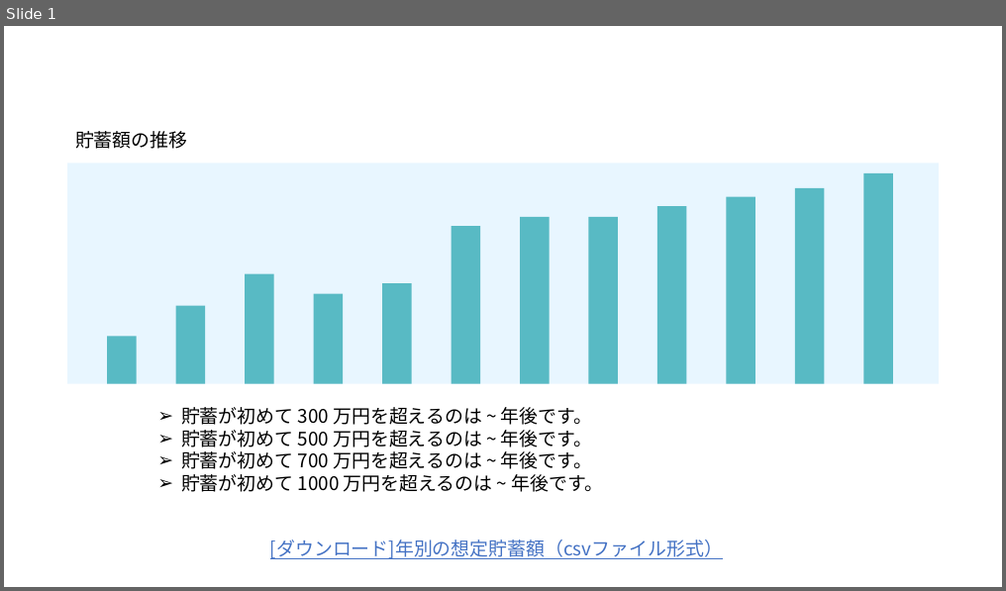
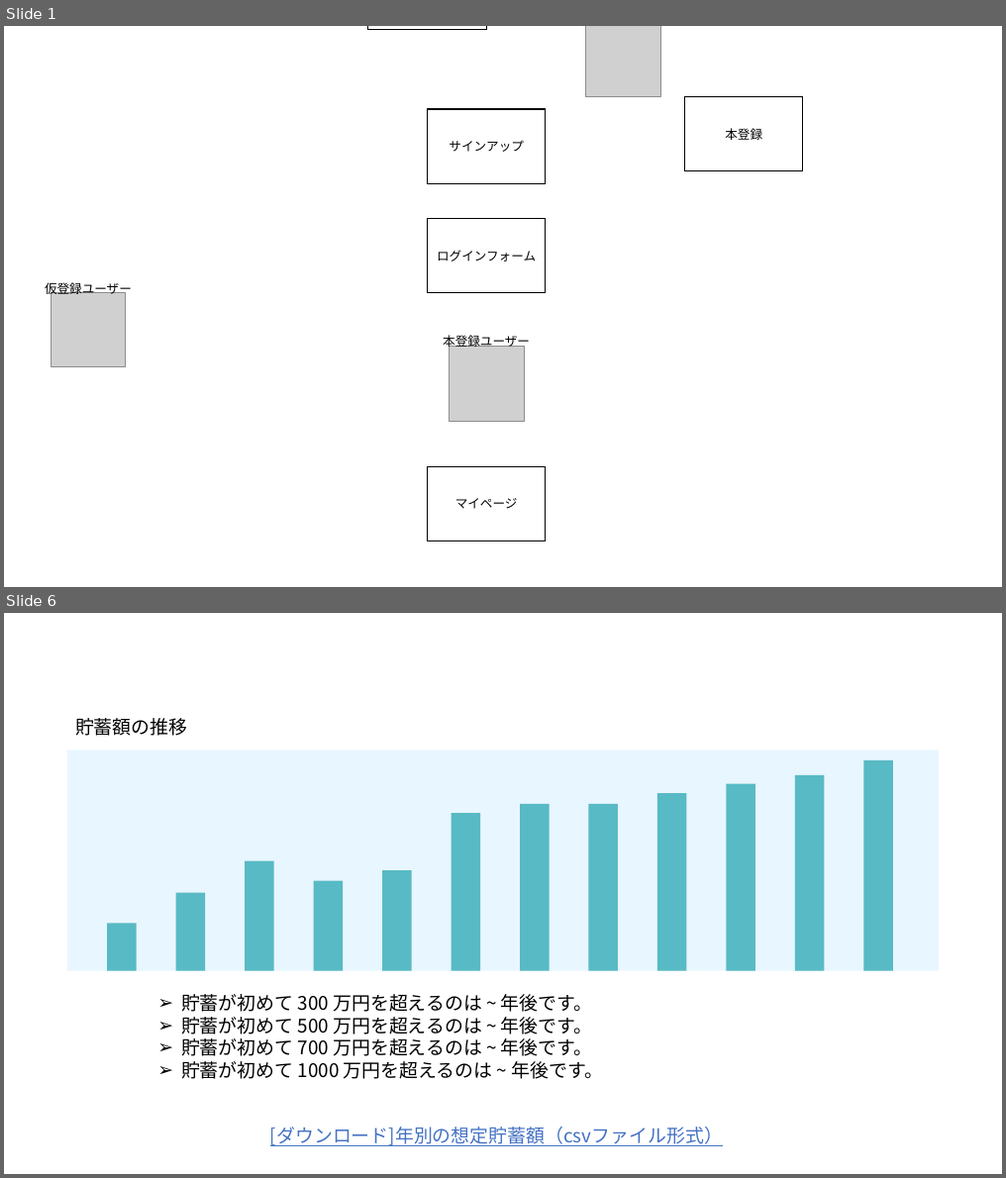
Before and after one commit to kinutaISE/FutureDesign, a slide deck: design/画面デザイン構想.pptx. Shown one above the other, each under a label of ours: slide 1 before the commit, slides 1 and 6 after it; the slides between them are not shown. The pictures are 1006x591 and 1006x1178 pixels, drawn with LibreOffice and Linux fonts; fonts in the diff are those of the drawing; grey boxes stand for pictures; background and template pictures are left out. Boxes give left, top, right and bottom in pixels: in the first picture for what was removed or moved away, otherwise in the second. Text is boxed around its words. In the diff, an @@ line names an element or a change of style, - is before the commit and + after.

```diff
--- a/design/画面デザイン構想.pptx
+++ b/design/画面デザイン構想.pptx
@@ slide 1 added at box(4, 26, 1002, 587), background #FFFFFF @@
@@ rectangle added at box(368, 26, 487, 29), outline #000000 1 pt, 12 pt, text #000000 @@
+仮登録完了
@@ picture added at box(586, 26, 661, 96) @@
@@ rectangle added at box(428, 109, 546, 184), outline #000000 1 pt, 12 pt, text #000000 @@
+サインアップ
@@ rectangle added at box(685, 96, 804, 172), outline #000000 1 pt, 12 pt, text #000000 @@
+本登録
@@ rectangle added at box(428, 218, 546, 293), outline #000000 1 pt, 12 pt, text #000000 @@
+ログインフォーム
@@ text added at box(45, 282, 132, 297), 12 pt, text #000000 @@
+仮登録ユーザー
@@ picture added at box(51, 292, 126, 368) @@
@@ text added at box(443, 335, 530, 349), 12 pt, text #000000 @@
+本登録ユーザー
@@ picture added at box(449, 347, 524, 421) @@
@@ rectangle added at box(428, 467, 546, 542), outline #000000 1 pt, 12 pt, text #000000 @@
+マイページ
@@ what was slide 1 is now slide 6 @@
```
Also in this commit, not shown: 4 other slides added, 6 other files.
